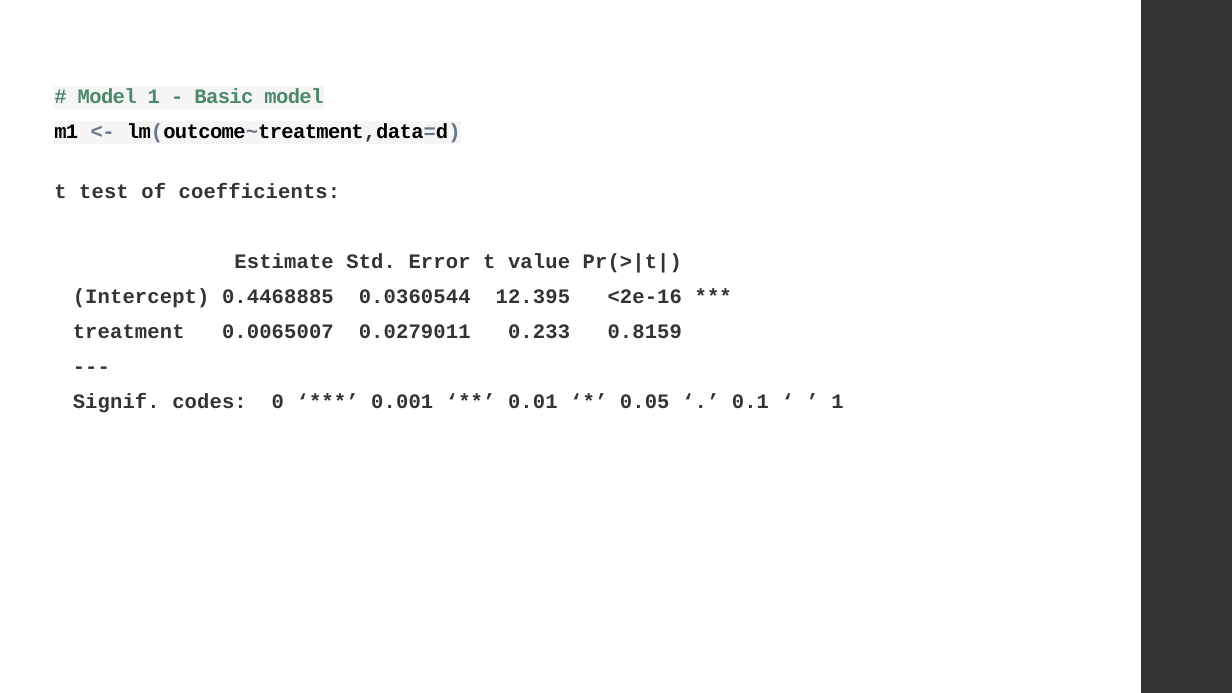
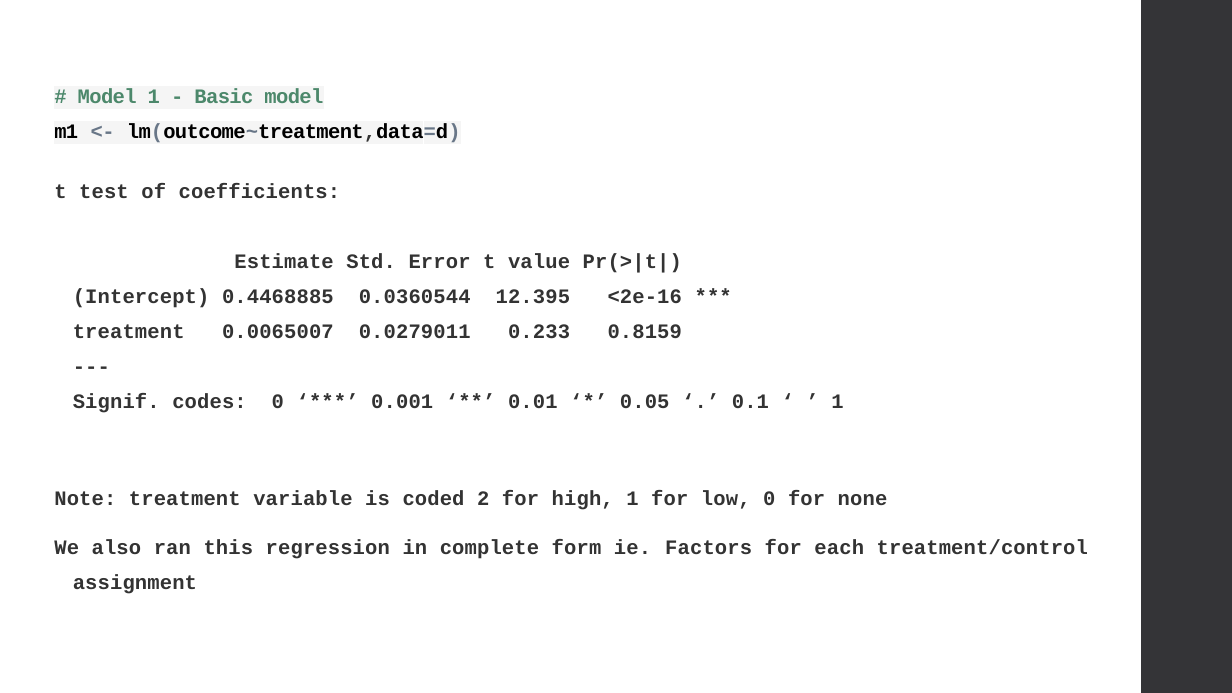
Before and after one commit to ChrisMcPherson/mids-w241-final, a slide deck: slide 9 of Presentation/Basic Data and Analysis.pptx. Drawn at 1232x693 pixels with LibreOffice and Linux fonts; fonts in the diff are those of the drawing. Boxes give left, top, right and bottom in pixels: in the first picture for what was removed or moved away, otherwise in the second. Text is boxed around its words. In the diff, an @@ line names an element or a change of style, - is before the commit and + after.

```diff
--- a/Presentation/Basic Data and Analysis.pptx
+++ b/Presentation/Basic Data and Analysis.pptx
@@ text at [54,490,1088,594]: paragraphs added @@
+Note: treatment variable is coded 2 for high, 1 for low, 0 for none
+We also ran this regression in complete form ie. Factors for each treatment/control assignment
```
Also in this commit, not shown: 3 other slides changed.
